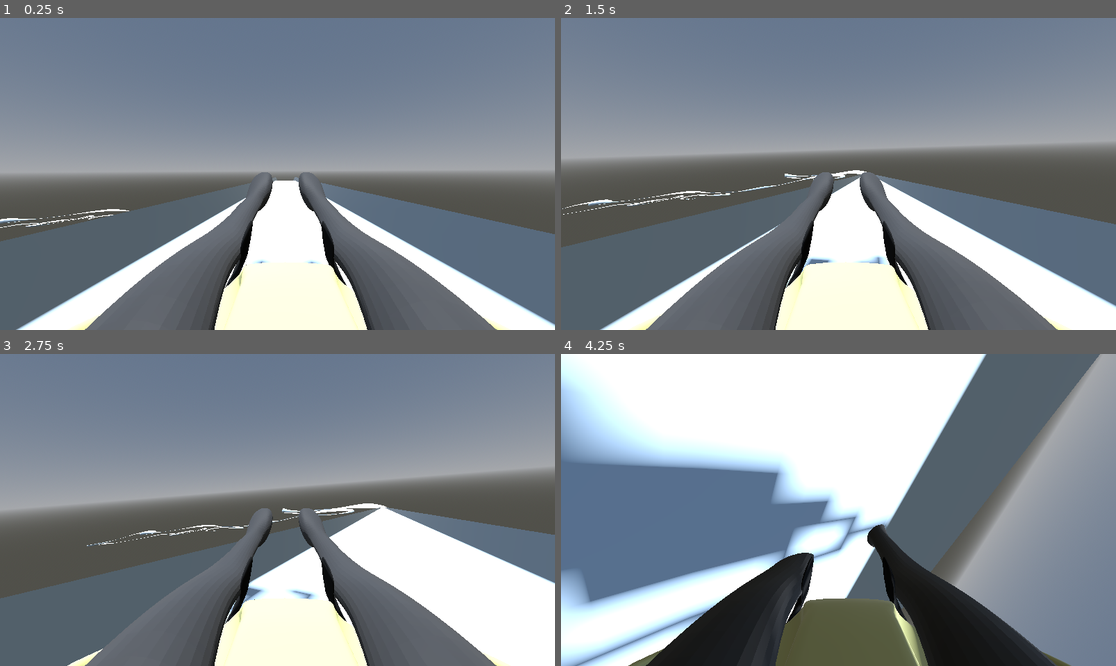
Above: before the commit, frames 1-4 (two rows, left to right).
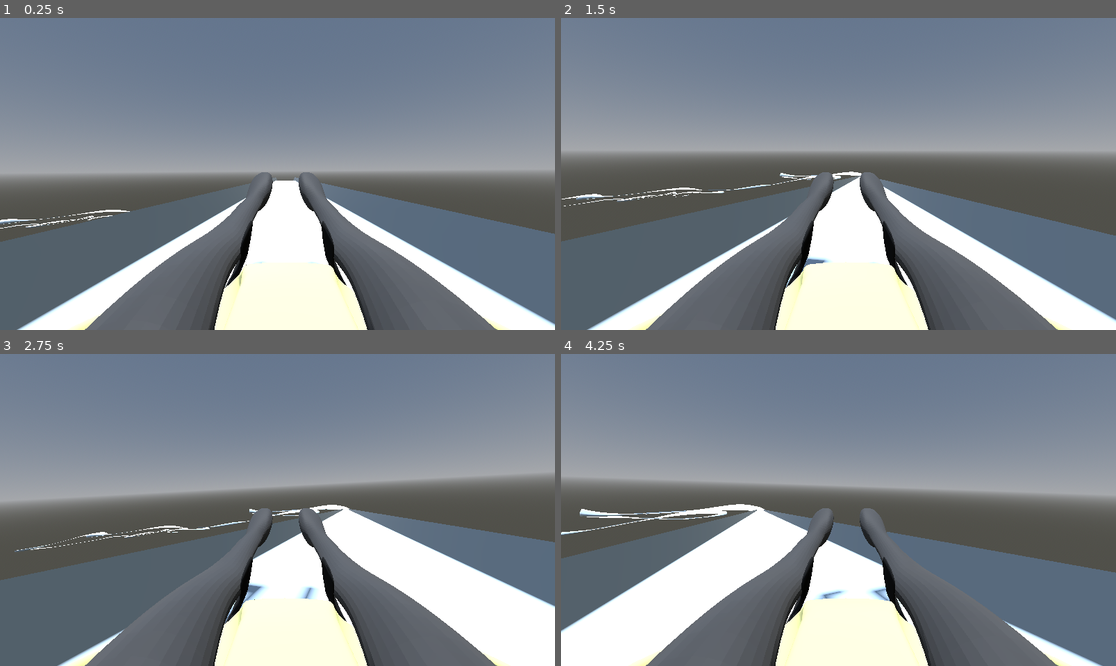
Above: after the commit, the same moments.

Repository: ArijaK/luge_vr
Game: Godot game, scene res://scenes/main/main.tscn
Same seed, same stepped clock (60 frames per second), same inputs: the game is played once before the commit and once after it.
Inputs:
- Up to frame 1 (0.25 s): no input
- Up to frame 2 (1.5 s): no input
- Up to frame 3 (2.75 s): no input
- Up to frame 4 (4.25 s): no input

The runs differ from the first frame. In frame 1, 0.6% of the frame differs, in the area x 0-100%, y 51-100%; in frame 2, 6.5%; in frame 3, 8.8%; in frame 4, 89%, in the area x 0-100%, y 0-100%.

Commit message:
Add time sync

Diff:
--- a/vr/scenes/player/player.gd
+++ b/vr/scenes/player/player.gd
@@ -2,16 +2,25 @@
 
 var MAX_TORQUE = 2
 
-var current_idx = 0
 var current_time = 0
 var values = []
 var stamps = PackedFloat32Array()
 var v_max = 0
 var v_min = 0
 
+func find_input(time):
+	for i in range(stamps.size() - 1):
+		var a = stamps[i]
+		var b = stamps[i + 1]
+
+		if time >= a and time <= b:
+			var t = (time - a) / (b - a)
+			return lerp(values[i], values[i+1], t)
+
+	return values[-1]
+
+
 func parse_txt(file):
-	var start_time = null
-
 	while not file.eof_reached():
 		var line = file.get_line().strip_edges()
 		if line.is_empty():
@@ -20,11 +29,8 @@
 		var value = int(parts[0].split("=")[1].strip_edges())
 		var time = int(parts[1].split("=")[1].strip_edges())
 
-		if start_time == null:
-			start_time = time
-
 		values.append(value)
-		stamps.append(time - start_time)
+		stamps.append(time/ 1000000.0)
 
 		v_max = values.max()
 		v_min = values.min()
@@ -43,11 +49,14 @@
 	# TODO: Check if I need it.
 	input_file.close()
 
+	current_time = Time.get_ticks_msec() / 1000.0
+
 	linear_velocity.z = -20.0
 
-func _physics_process(delta: float) -> void:
-	current_time += delta * 1000000
-	var v = values[current_idx]
+func _physics_process(_delta: float) -> void:
+	var game_time = (Time.get_ticks_msec() / 1000.0) - current_time
+
+	var v = find_input(game_time)
 	var v_norm = (v - v_min) / float(v_max - v_min)
 	var v_fin = (v_norm * 2.0) - 1.0
 
@@ -55,10 +64,7 @@
 	center_of_mass = Vector3(0.3, 0, 0)
 	apply_torque(Vector3(0, final_input, 0))
 
-	if current_idx < len(values)-1:
-		current_idx += 1
 
-
-# TODO: This is ONLY A DRAFT FOR INITIAL ASSESSMENT, MUST BE CHANGED!
+ # TODO: This is ONLY A DRAFT FOR INITIAL ASSESSMENT, MUST BE CHANGED!
 #func _process(delta: float) -> void:
 	#print((linear_velocity.z*3600)/1000)
